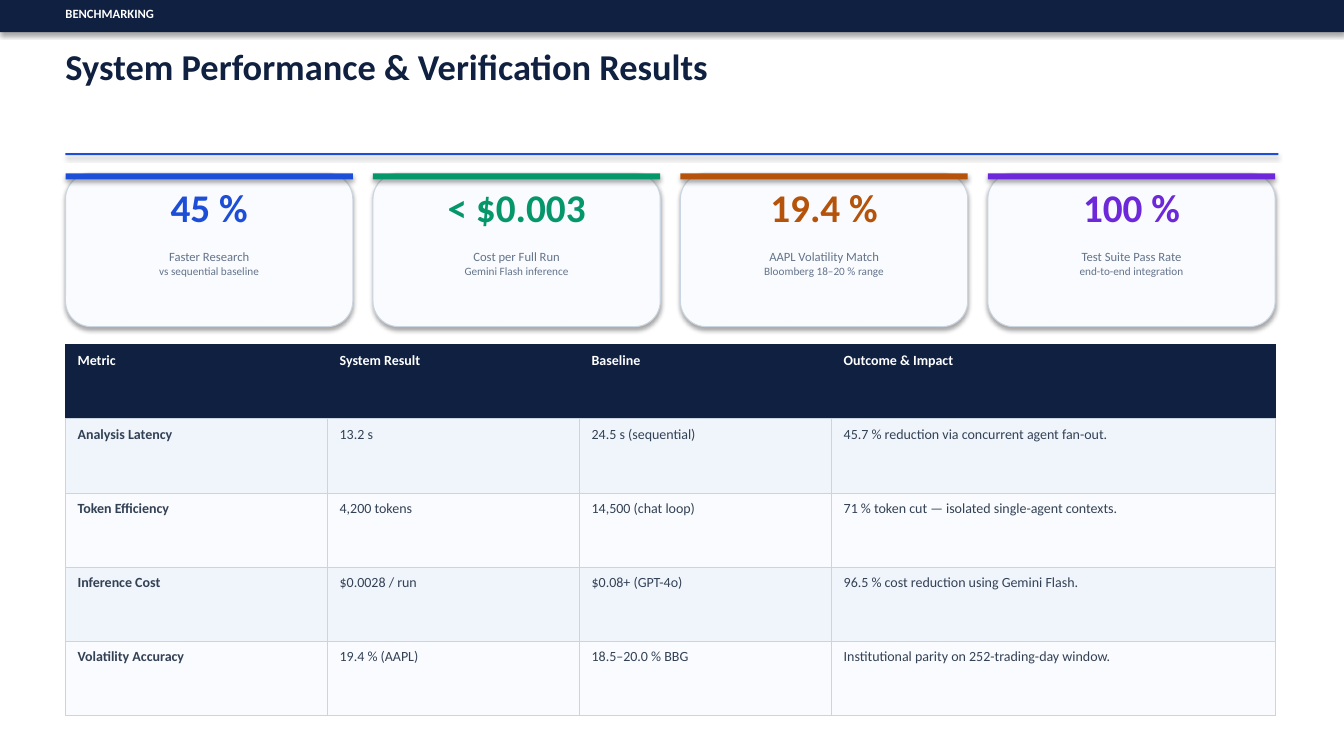
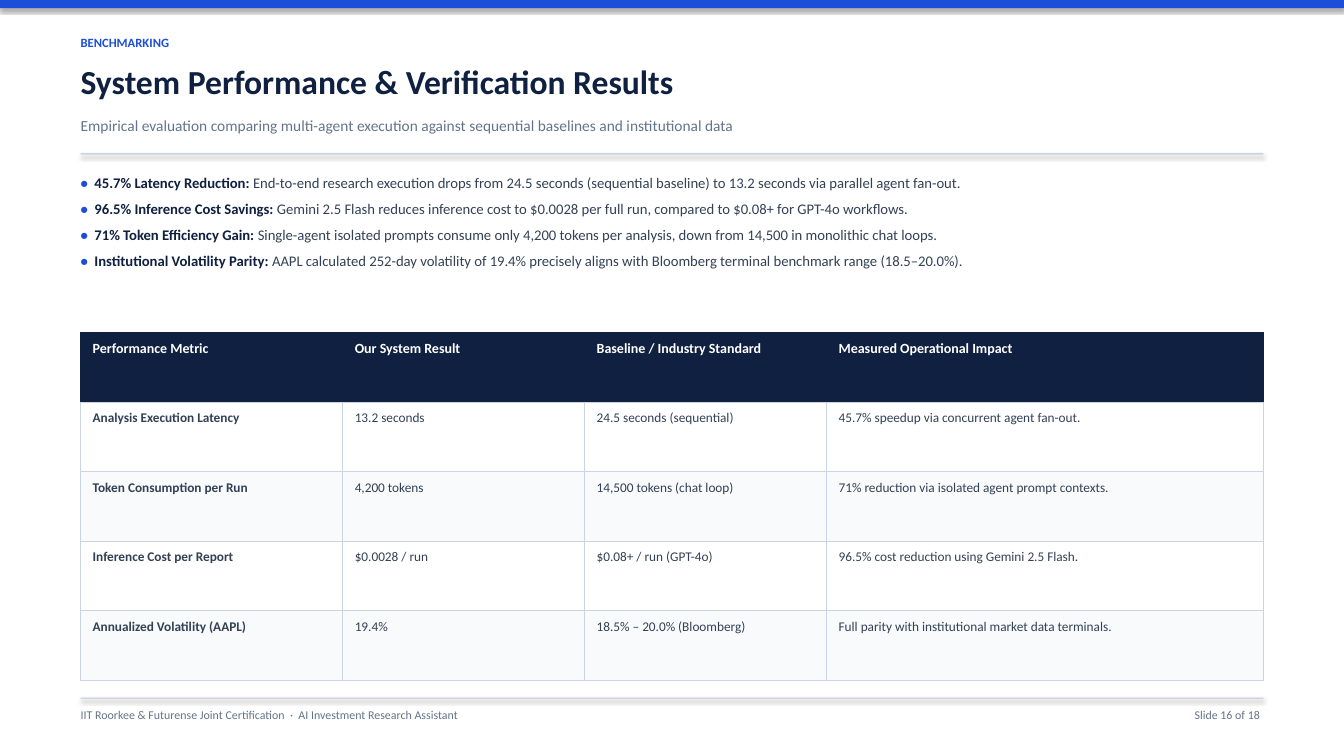
Before and after one commit to SagarTrimukhe/ai-investment-research-assistant, a slide deck: slide 16 of CAPSTONE_PROJECT_PRESENTATION.pptx. Drawn at 1344x756 pixels with LibreOffice and Linux fonts; fonts in the diff are those of the drawing. Boxes give left, top, right and bottom in pixels: in the first picture for what was removed or moved away, otherwise in the second. Text is boxed around its words. In the diff, an @@ line names an element or a change of style, - is before the commit and + after.

Commit message:
design: streamline presentation to clean, simple bullet format with executive styling

```diff
--- a/CAPSTONE_PROJECT_PRESENTATION.pptx
+++ b/CAPSTONE_PROJECT_PRESENTATION.pptx
@@ rectangle: place and size @@
-rectangle at [0, 0, 1344, 32]
+rectangle at [0, 0, 1344, 8]
@@ rectangle at [0, 0, 1344, 8]: fill #0F2040 to #1D4ED8 @@
@@ text "BENCHMARKING": place and size @@
-text "BENCHMARKING" at [65, 9, 153, 18]
+text "BENCHMARKING" at [81, 38, 169, 47]
@@ text "BENCHMARKING" at [81, 38, 169, 47]: text colour #FFFFFF to #1D4ED8 @@
@@ text "System Performance & Verification Results": place and size @@
-text "System Performance & Verification Results" at [65, 54, 707, 86]
+text "System Performance & Verification Results" at [81, 70, 673, 100]
@@ text "System Performance & Verification Results" at [81, 70, 673, 100]: size 26 to 24 pt @@
@@ text added at [81, 120, 733, 134], 11 pt, text #64748B @@
+Empirical evaluation comparing multi-agent execution against sequential baselines and institutional data
@@ rounded rectangle removed at [66, 173, 353, 327] @@
@@ rectangle: place and size @@
-rectangle at [66, 153, 1278, 155]
+rectangle at [81, 153, 1263, 154]
@@ rectangle at [81, 153, 1263, 154]: fill #1D4ED8 to #CBD5E1 @@
@@ text added at [94, 177, 963, 269], 10.5 pt, text #334155 @@
+• 45.7% Latency Reduction: End-to-end research execution drops from 24.5 seconds (sequential baseline) to 13.2 seconds via parallel agent fan-out.
+• 96.5% Inference Cost Savings: Gemini 2.5 Flash reduces inference cost to $0.0028 per full run, compared to $0.08+ for GPT-4o workflows.
+• 71% Token Efficiency Gain: Single-agent isolated prompts consume only 4,200 tokens per analysis, down from 14,500 in monolithic chat loops.
+• Institutional Volatility Parity: AAPL calculated 252-day volatility of 19.4% precisely aligns with Bloomberg terminal benchmark range (18.5–20.0%).
@@ rounded rectangle removed at [373, 173, 660, 327] @@
@@ rectangle removed at [373, 173, 660, 179] @@
@@ rounded rectangle removed at [681, 173, 968, 327] @@
@@ rectangle removed at [681, 173, 968, 179] @@
@@ rounded rectangle removed at [988, 173, 1275, 327] @@
@@ rectangle removed at [988, 173, 1275, 179] @@
@@ text removed at [171, 196, 211, 223] @@
-45 %
@@ text removed at [476, 196, 586, 227] @@
-< $0.003
@@ text removed at [770, 196, 840, 223] @@
-19.4 %
@@ text removed at [1083, 196, 1142, 223] @@
-100 %
@@ text removed at [159, 252, 259, 277] @@
-Faster Research
-vs sequential baseline
@@ text removed at [465, 252, 569, 275] @@
-Cost per Full Run
-Gemini Flash inference
@@ text removed at [764, 252, 884, 277] @@
-AAPL Volatility Match
-Bloomberg 18–20 % range
@@ text removed at [1080, 252, 1183, 277] @@
-Test Suite Pass Rate
-end-to-end integration
@@ table at [81, 333, 1263, 681] @@
-row 1: Metric | System Result | Baseline | Outcome & Impact
+row 1: Performance Metric | Our System Result | Baseline / Industry Standard | Measured Operational Impact
-row 2: Analysis Latency | 13.2 s | 24.5 s (sequential) | 45.7 % reduction via concurrent agent fan-out.
+row 2: Analysis Execution Latency | 13.2 seconds | 24.5 seconds (sequential) | 45.7% speedup via concurrent agent fan-out.
-row 3: Token Efficiency | 4,200 tokens | 14,500 (chat loop) | 71 % token cut — isolated single-agent contexts.
+row 3: Token Consumption per Run | 4,200 tokens | 14,500 tokens (chat loop) | 71% reduction via isolated agent prompt contexts.
-row 4: Inference Cost | $0.0028 / run | $0.08+ (GPT-4o) | 96.5 % cost reduction using Gemini Flash.
+row 4: Inference Cost per Report | $0.0028 / run | $0.08+ / run (GPT-4o) | 96.5% cost reduction using Gemini 2.5 Flash.
-row 5: Volatility Accuracy | 19.4 % (AAPL) | 18.5–20.0 % BBG | Institutional parity on 252-trading-day window.
+row 5: Annualized Volatility (AAPL) | 19.4% | 18.5% – 20.0% (Bloomberg) | Full parity with institutional market data terminals.
@@ fill #F0F5FC to #FFFFFF in 8 cells @@
@@ fill #F9FBFE to #F8FAFC in 8 cells @@
@@ size 10 to 9.5 pt in "4,200 tokens", "$0.0028 / run" @@
@@ table: place and size @@
-table at [66, 345, 1275, 716]
+table at [81, 333, 1263, 681]
@@ rectangle at [81, 698, 1263, 699]: fill #1D4ED8 to #CBD5E1 @@
@@ rectangle: place and size @@
-rectangle at [66, 173, 353, 179]
+rectangle at [81, 698, 1263, 699]
@@ text added at [81, 711, 458, 719], 8.5 pt, text #64748B @@
+IIT Roorkee & Futurense Joint Certification · AI Investment Research Assistant
@@ text added at [1195, 711, 1260, 719], 8.5 pt, text #64748B @@
+Slide 16 of 18
```
Also in this commit, not shown: 15 other slides changed, 2 slides added, 2 slides removed.
